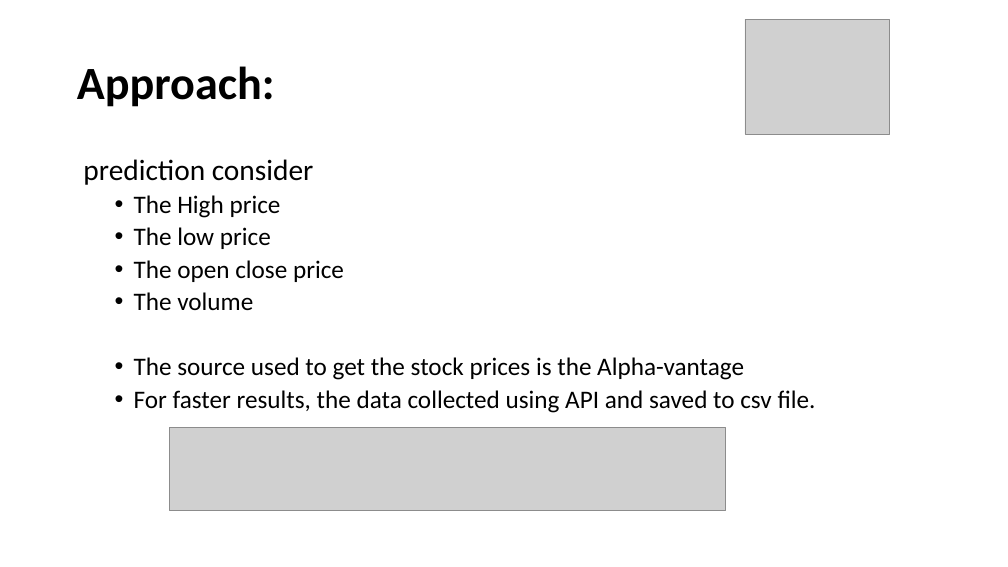
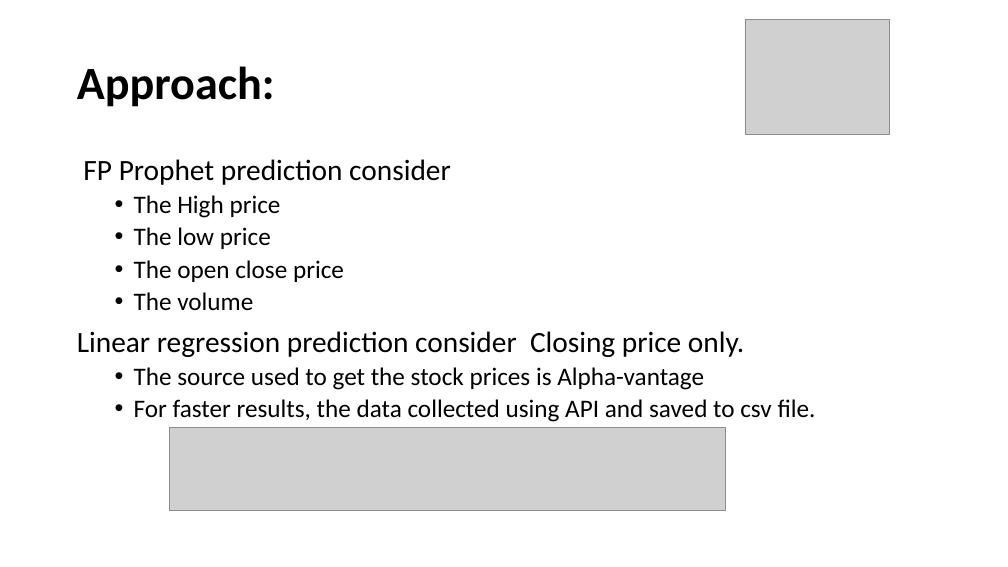
Before and after one commit to ahmadfarouk/FinalProject, a slide deck: slide 3 of Presentation.pptx. Drawn at 1008x567 pixels with LibreOffice and Linux fonts; fonts in the diff are those of the drawing; grey boxes stand for pictures. Boxes give left, top, right and bottom in pixels: in the first picture for what was removed or moved away, otherwise in the second. Text is boxed around its words. In the diff, an @@ line names an element or a change of style, - is before the commit and + after.

```diff
--- a/Presentation.pptx
+++ b/Presentation.pptx
@@ text at bbox=[83, 159, 451, 185]: text changed @@
-prediction consider
+FP Prophet prediction consider
@@ text at bbox=[77, 331, 744, 390]: text changed; size 24 to 28 pt @@
-  • The source used to get the stock prices is the Alpha-vantage
+Linear regression prediction consider Closing price only.
+  • The source used to get the stock prices is Alpha-vantage
```
Also in this commit, not shown: 5 other slides changed.
